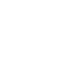
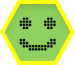
Revision of a layered (75, 65) image; what changed, layer by layer:
added layer "Digital" in group "Event" over [19, 17, 56, 51]
showed "Gifted-Event" over [0, 0, 75, 65]
